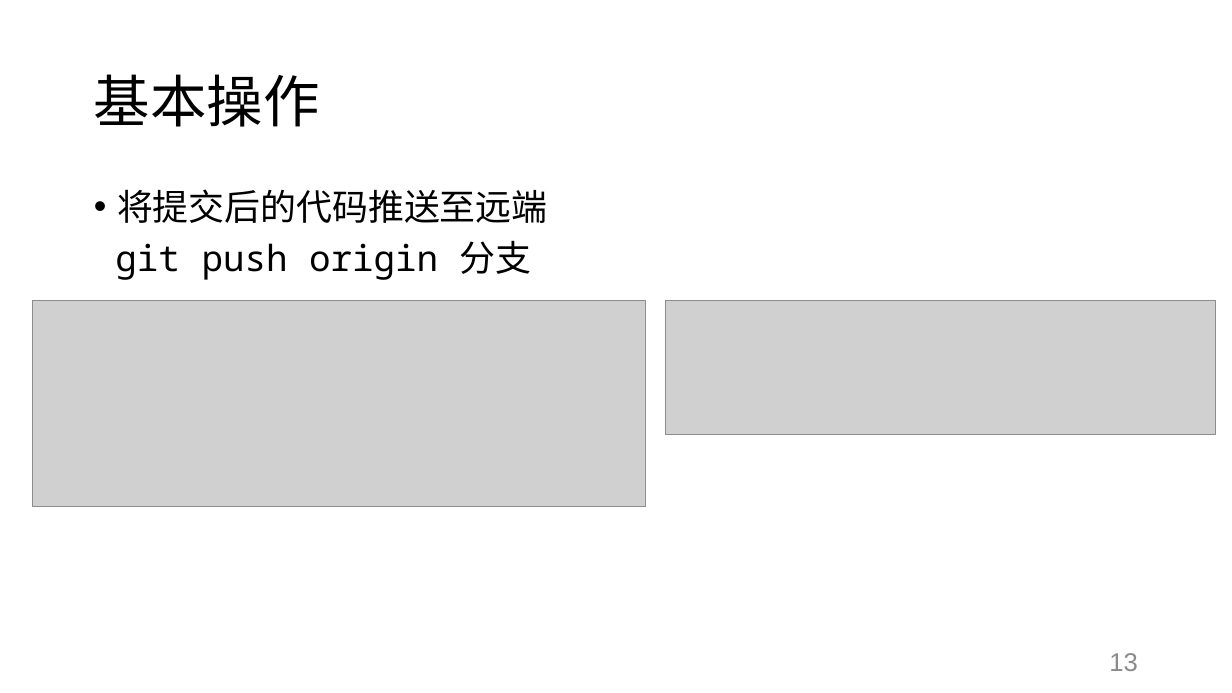
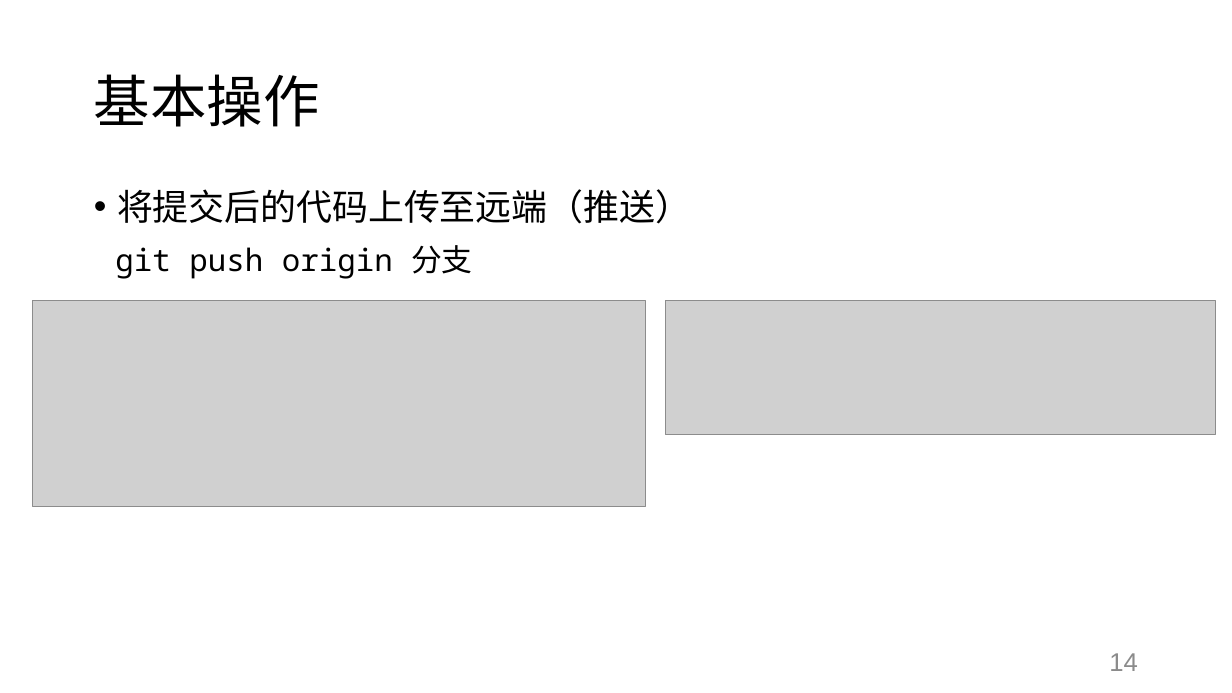
Before and after one commit to SwaggyZhang/Tutorial, a slide deck: slide 14 of 20220513.pptx (slide 13 before the commit). Drawn at 1232x693 pixels with LibreOffice and Linux fonts; fonts in the diff are those of the drawing; grey boxes stand for pictures. Boxes give left, top, right and bottom in pixels: in the first picture for what was removed or moved away, otherwise in the second. Text is boxed around its words. In the diff, an @@ line names an element or a change of style, - is before the commit and + after.

```diff
--- a/20220513.pptx
+++ b/20220513.pptx
@@ text at [117, 189, 691, 224]: text changed @@
-• 将提交后的代码推送至远端
+• 将提交后的代码上传至远端（推送）
@@ text at [115, 245, 473, 279]: size 28 to 24 pt in "git push origin 分支" @@
@@ page number at [1109, 653, 1138, 671]: text changed @@
-13
+14
```
Also in this commit, not shown: 6 other slides changed, 3 slides added, 5 other files.
